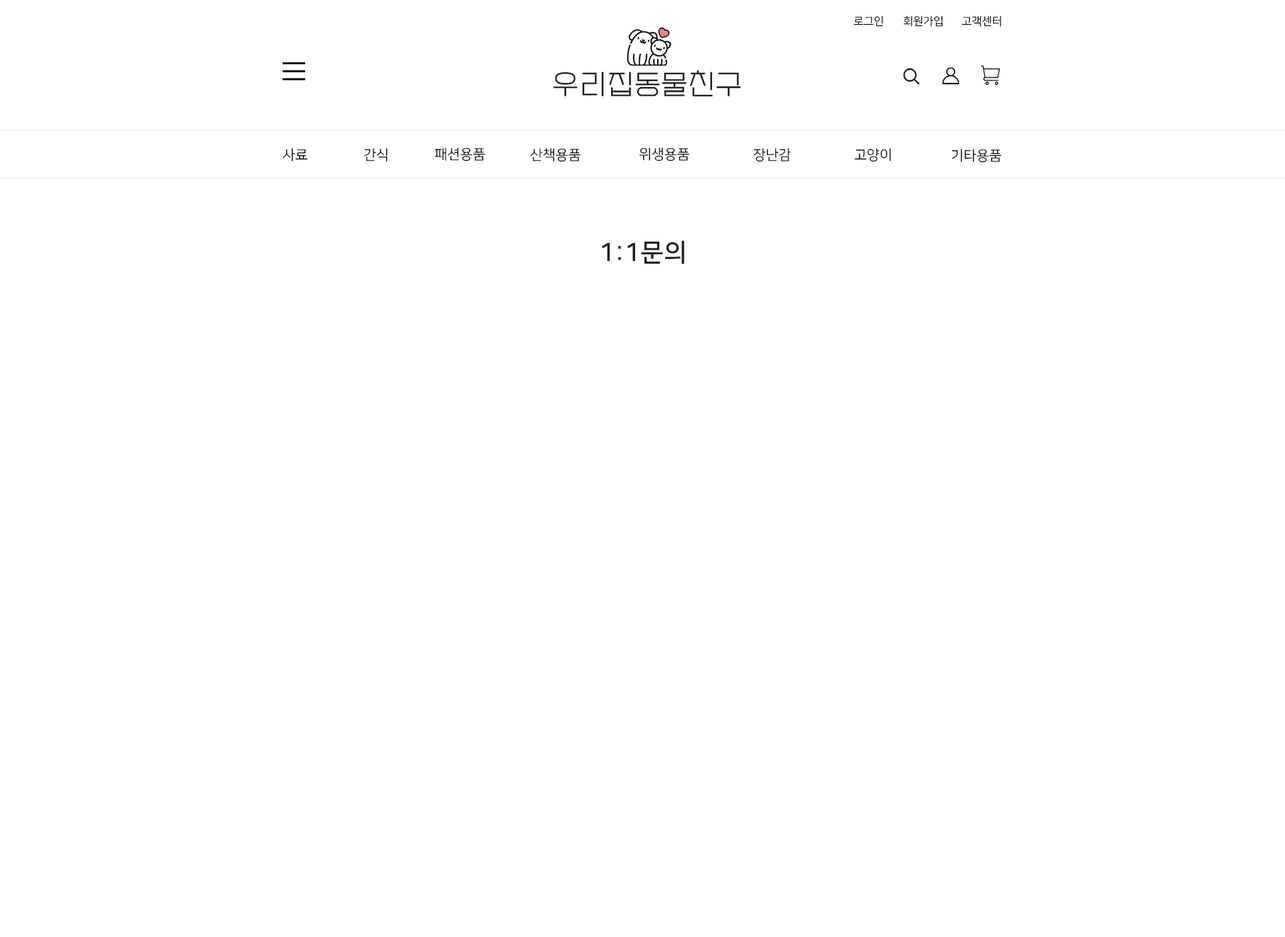
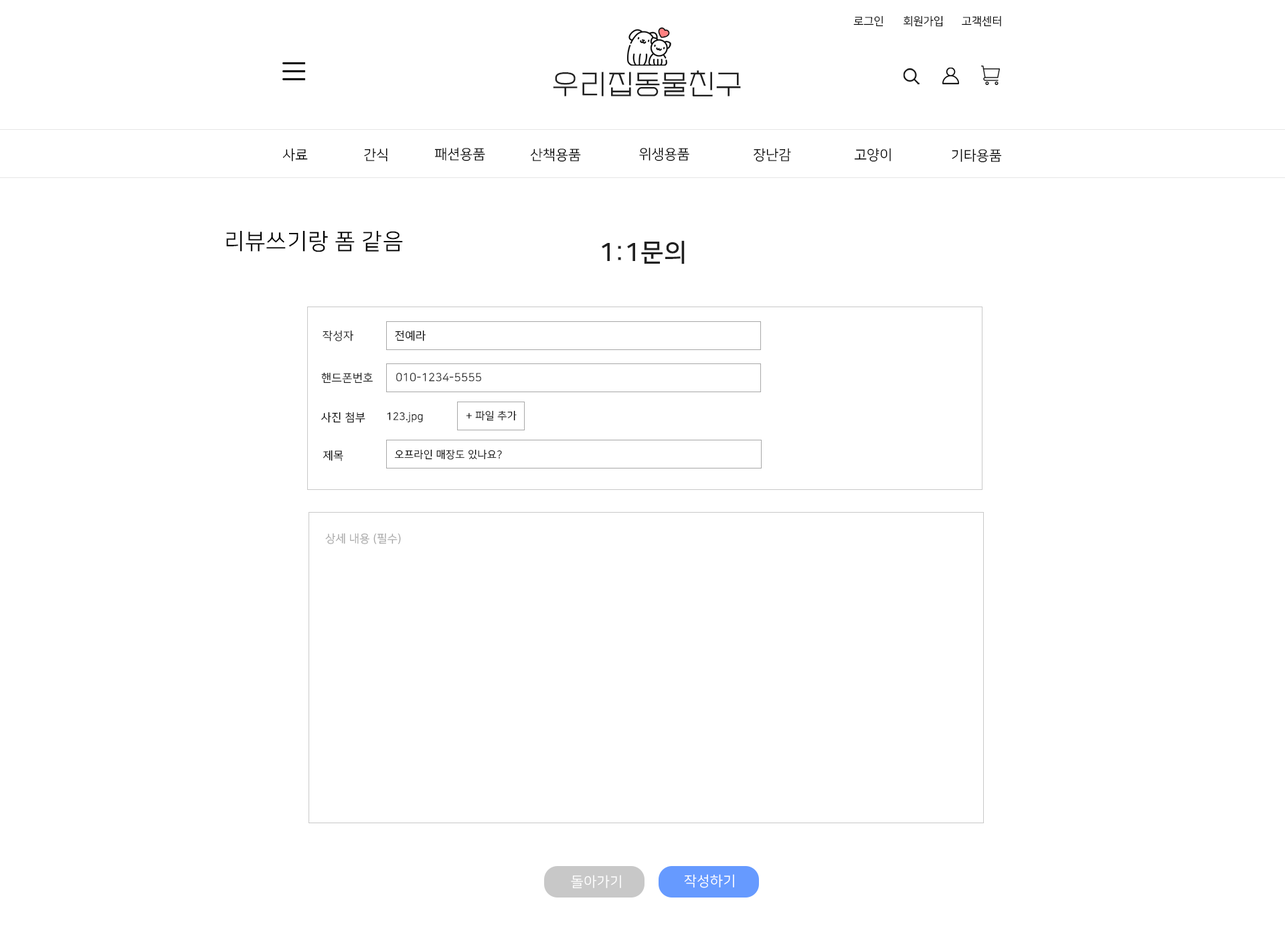
Comparing the layer stacks of the two 1285 x 937 images. Changes:
added layer "리뷰쓰기랑 폼 같음" above "123.jpg" over [226, 230, 403, 253]
added layer "123.jpg" above "+ 파일 추가" over [386, 411, 423, 423]
added layer "+ 파일 추가" above "비밀번호확인" over [465, 410, 517, 421]
added layer "비밀번호확인" above "비밀번호" over [456, 401, 525, 431]
added layer "비밀번호" above "010-1234-5555" over [386, 439, 762, 469]
added layer "010-1234-5555" above "이름" over [396, 372, 482, 382]
added layer "이름" (1st of 2) above "이름" over [386, 363, 761, 393]
added layer "이름" (2nd of 2) above "사진 첨부" over [386, 321, 761, 350]
added layer "사진 첨부" above "전예라" over [321, 411, 366, 423]
added layer "전예라" above "제목" over [394, 329, 426, 342]
added layer "제목" above "오프라인 매장도 있나요?" over [322, 449, 344, 462]
added layer "오프라인 매장도 있나요?" above "핸드폰번호" over [394, 448, 502, 460]
added layer "핸드폰번호" above "작성자" over [321, 372, 373, 384]
added layer "작성자" above "레이어 2" over [322, 329, 354, 342]
added layer "상세 내용 (필수)" above "작성하기" over [325, 532, 401, 544]
added layer "작성하기" above "가입완료" over [683, 873, 734, 888]
added layer "가입완료" above "돌아가기" over [658, 865, 759, 898]
added layer "돌아가기" above "취소" over [570, 874, 621, 889]
added layer "취소" above "사각형 1" over [543, 865, 645, 898]
added layer "사각형 1" (1st of 2) above "사각형 1" over [308, 511, 984, 823]
added layer "사각형 1" (2nd of 2) above "1:1문의" over [307, 306, 983, 490]
